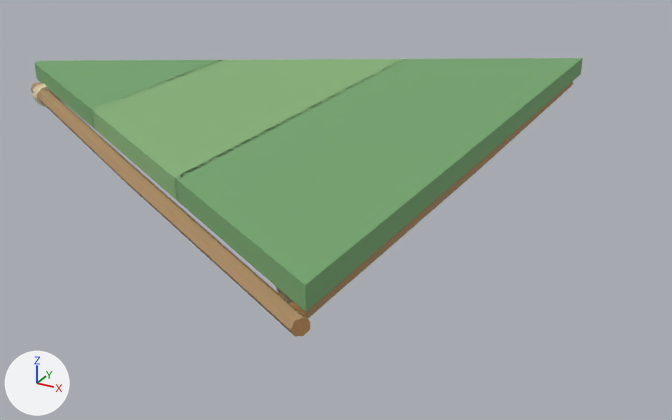
One commit to the FBX model Assets/Resources/HexLive/Objects/architecture.roof.palm.flat.fbx: the scene before it, then after it.
One viewpoint serves both versions: a 50 mm lens placed at (1.92, -1.77, 0.69), pointed at (0.93, 0.01, -0.2). The lights are fixed; the arrows at lower left show +X, +Y and +Z. The older version comes first. Where no turn or scale is listed for an object, it has been applied to the vertices.

Objects in the first picture: 'ROOFFLAT_edge_beam', 'ROOFFLAT_rafter', 'ROOFFLAT_thatch_0', 'ROOFFLAT_thatch_1', 'ROOFFLAT_thatch_2' and 1 more.
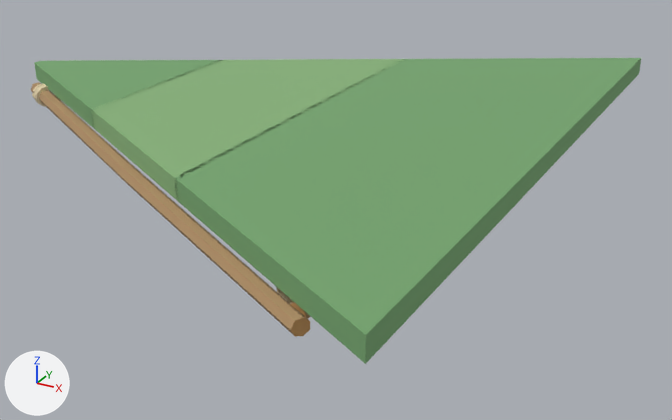
Pixel boxes (x1, y1, x2, y2) of what changed, in the pictures (672 x 420 px):
'ROOFFLAT_thatch_2', reshaped (14% wider, 20% taller)
    before: (175, 58, 583, 312)
    after: (175, 58, 641, 364)
'ROOFFLAT_edge_beam', unchanged, covered by the edit
    before: (290, 81, 573, 319)
    after: (290, 301, 310, 319)

The edits, one by one:
me_roofflat_thatch_2_002 is used by ob_roofflat_thatch_2; location (0.0, 0.0, 0.0).
me_roofflat_thatch_2_002 had 8 vertices, 6 faces and spanned x 0.87..1.299, y -0.746..0.746, z 0.0..0.045.
me_roofflat_thatch_2_002 now has 8 vertices, 6 faces and spans x 0.87..1.439, y -0.827..0.827, z 0.0..0.045.
Part 1, on me_roofflat_thatch_2_002:
Vertex 1 of me_roofflat_thatch_2_002 moves from (1.299, -0.746, 0.0) at pixel (305, 312) to (1.439, -0.827, 0.0) at pixel (365, 363).
Vertex 2 of me_roofflat_thatch_2_002 moves from (1.299, 0.746, 0.0) at pixel (580, 74) to (1.439, 0.827, 0.0) at pixel (639, 73).
Vertex 5 of me_roofflat_thatch_2_002 moves from (1.299, -0.746, 0.045) at pixel (305, 285) to (1.439, -0.827, 0.045) at pixel (365, 334).
Vertex 6 of me_roofflat_thatch_2_002 moves from (1.299, 0.746, 0.045) at pixel (582, 58) to (1.439, 0.827, 0.045) at pixel (641, 57).
